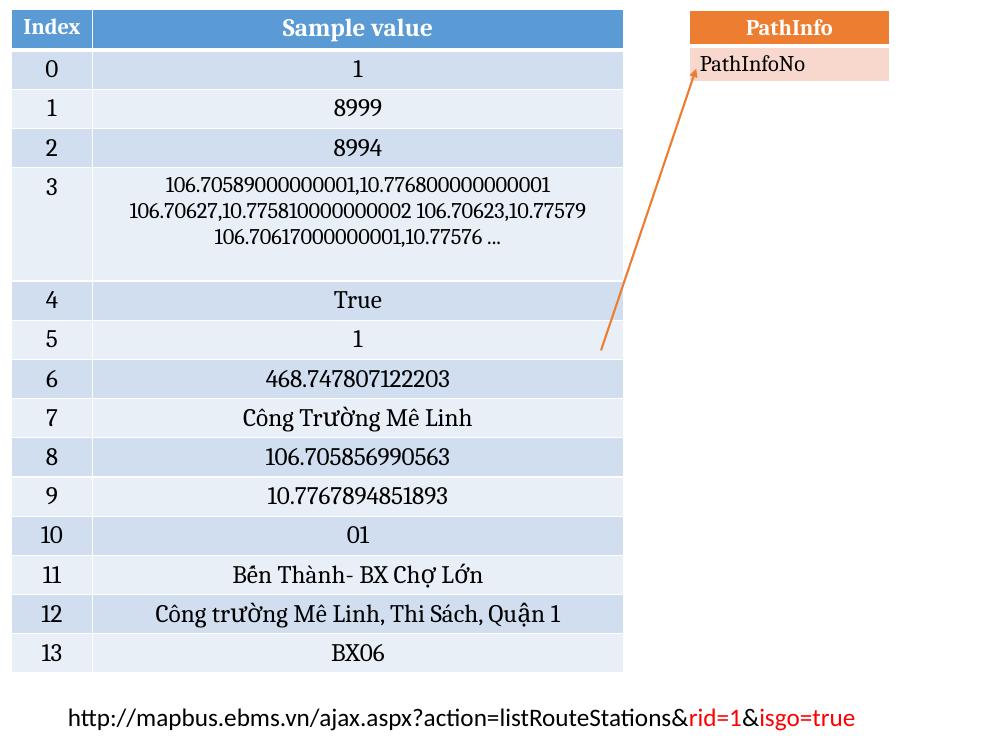
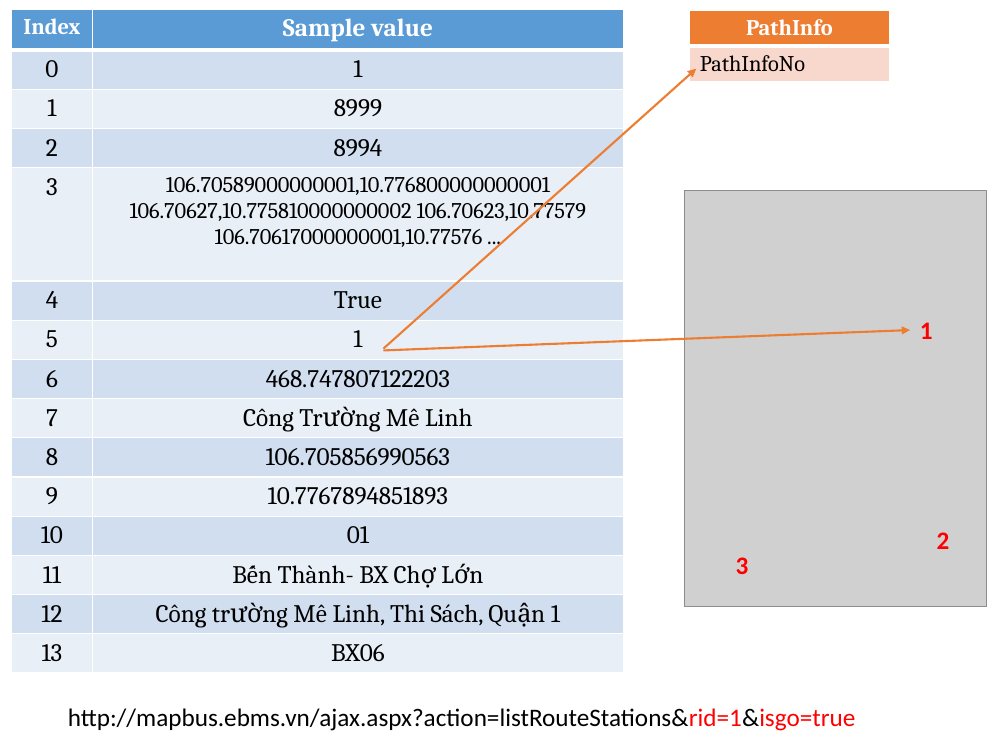
Before and after one commit to hqt/street-router, a slide deck: slide 20 of Document/presentation/parse.pptx (slide 16 before the commit). Drawn at 1008x756 pixels with LibreOffice and Linux fonts; fonts in the diff are those of the drawing; grey boxes stand for pictures. Boxes give left, top, right and bottom in pixels: in the first picture for what was removed or moved away, otherwise in the second. Text is boxed around its words. In the diff, an @@ line names an element or a change of style, - is before the commit and + after.

```diff
--- a/Document/presentation/parse.pptx
+++ b/Document/presentation/parse.pptx
@@ arrow moved from (601, 351) - (697, 69) to (383, 349) - (697, 69) @@
@@ picture added at (x1=684, y1=191, x2=987, y2=607) @@
@@ text added at (x1=920, y1=322, x2=933, y2=339), 18 pt, text #FF0000, bold @@
+1
@@ arrow added from (383, 351) to (910, 330), #ED7D31 1.5 pt @@
@@ text added at (x1=937, y1=532, x2=950, y2=549), 18 pt, text #FF0000, bold @@
+2
@@ text added at (x1=736, y1=557, x2=749, y2=574), 18 pt, text #FF0000, bold @@
+3
```
Also in this commit, not shown: 15 other slides changed, 4 slides added.
